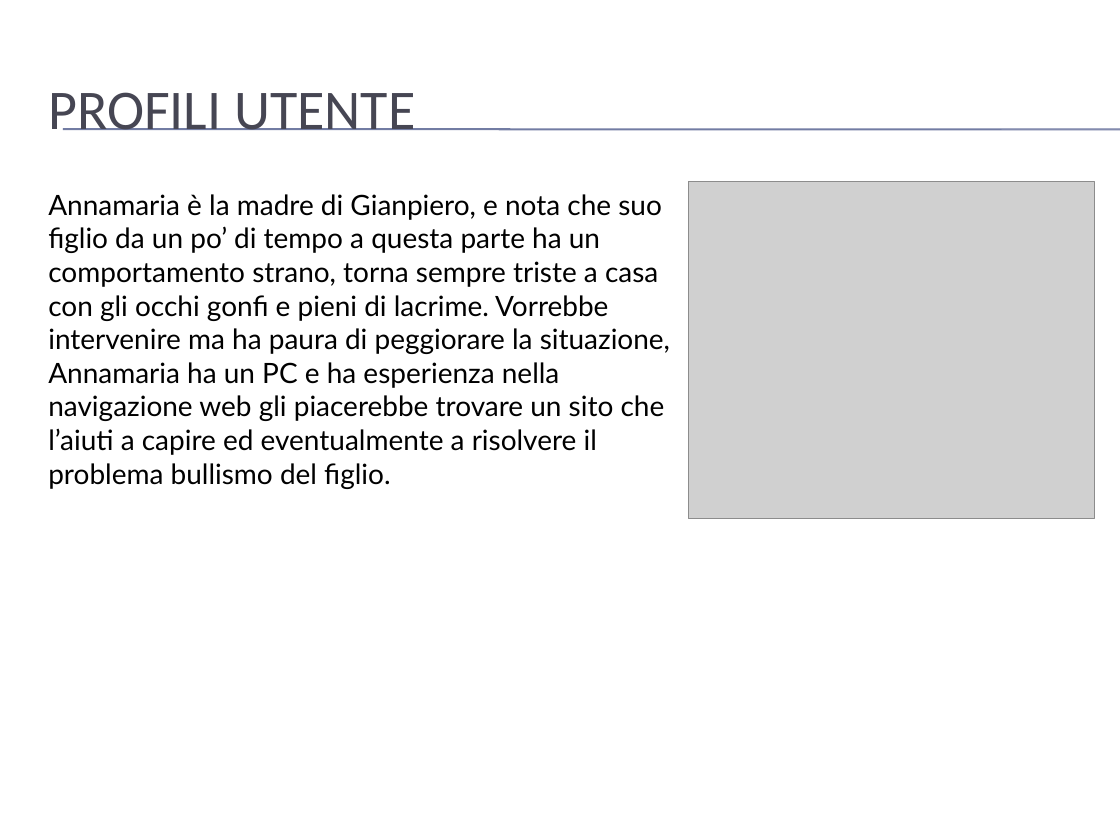
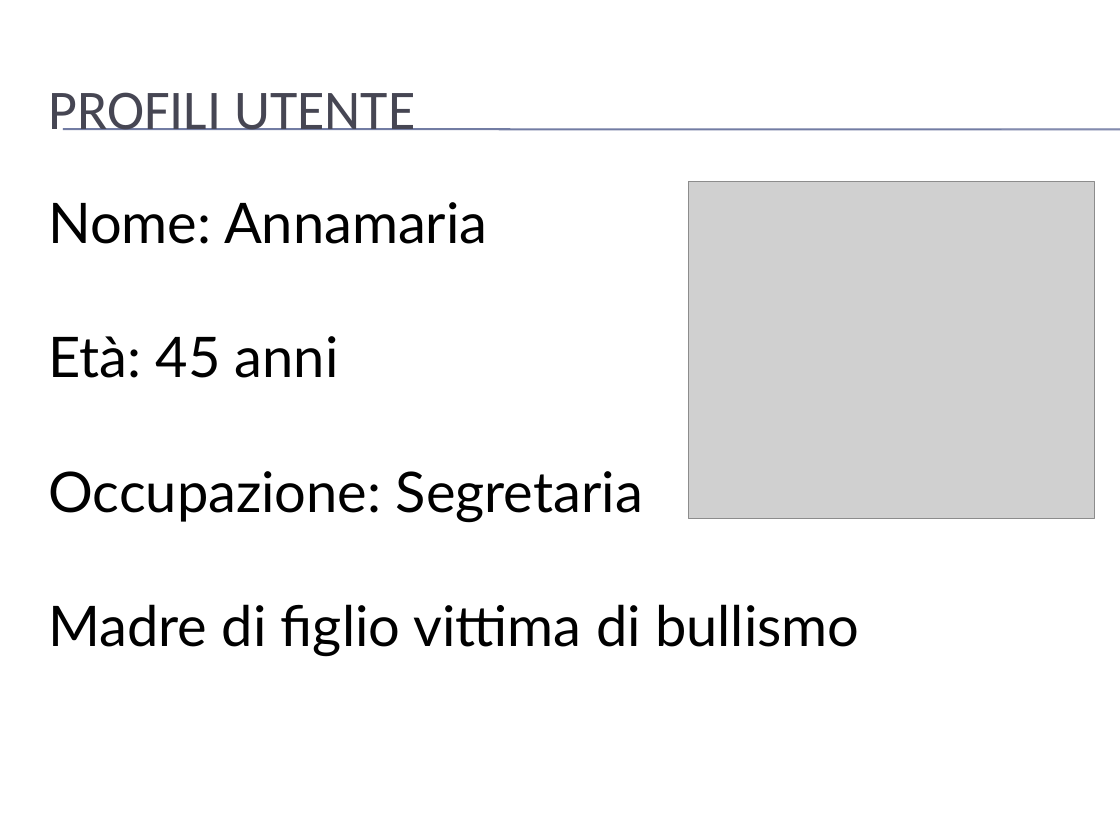
Before and after one commit to mario-santoro/Bullyingless, a slide deck: slide 6 of Assignment n.4/presentazione.pptx. Drawn at 1120x840 pixels with LibreOffice and Linux fonts; fonts in the diff are those of the drawing; grey boxes stand for pictures; background and template pictures are left out. Boxes give left, top, right and bottom in pixels: in the first picture for what was removed or moved away, otherwise in the second. Text is boxed around its words. In the diff, an @@ line names an element or a change of style, - is before the commit and + after.

```diff
--- a/Assignment n.4/presentazione.pptx
+++ b/Assignment n.4/presentazione.pptx
@@ text at [48, 202, 859, 656]: text changed; size 18 to 36 pt @@
-Annamaria è la madre di Gianpiero, e nota che suo figlio da un po’ di tempo a questa parte ha un comportamento strano, torna sempre triste a casa con gli occhi gonfi e pieni di lacrime. Vorrebbe intervenire ma ha paura di peggiorare la situazione, Annamaria ha un PC e ha esperienza nella navigazione web gli piacerebbe trovare un sito che l’aiuti a capire ed eventualmente a risolvere il problema bullismo del figlio.
+Nome: Annamaria
+Età: 45 anni
+Occupazione: Segretaria
+Madre di figlio vittima di bullismo
```
Also in this commit, not shown: 13 other slides changed, 1 slide removed.
